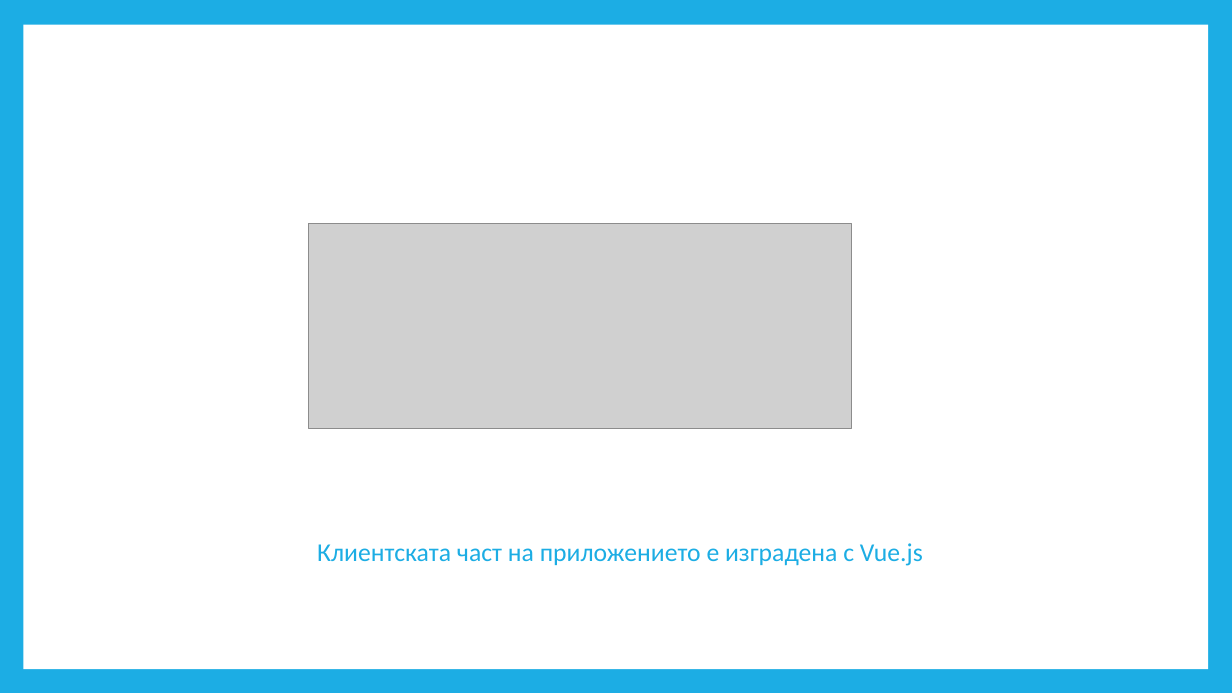
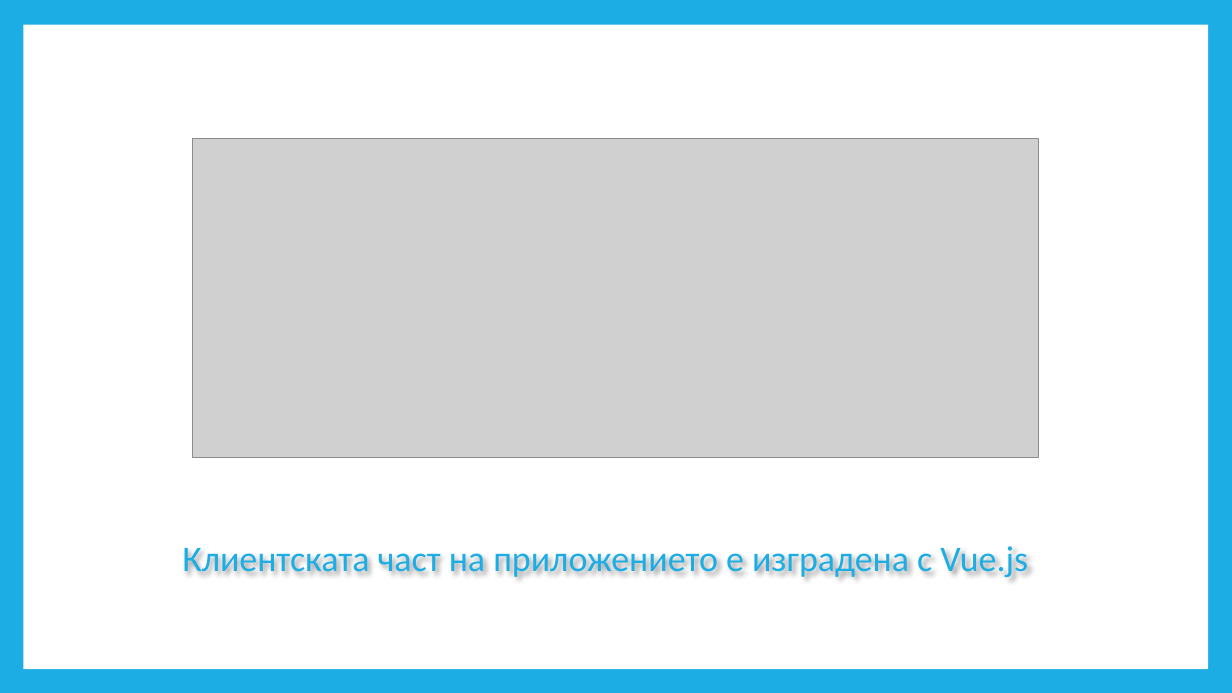
Before and after one commit to pgee-dzi2024/Theme_2505, a slide deck: slide 7 of dr/Защита- дипломен проект.pptx. Drawn at 1232x693 pixels with LibreOffice and Linux fonts; fonts in the diff are those of the drawing; grey boxes stand for pictures. Boxes give left, top, right and bottom in pixels: in the first picture for what was removed or moved away, otherwise in the second. Text is boxed around its words. In the diff, an @@ line names an element or a change of style, - is before the commit and + after.

```diff
--- a/dr/Защита- дипломен проект.pptx
+++ b/dr/Защита- дипломен проект.pptx
@@ picture: place and size @@
-picture at [308,224,851,429]
+picture at [193,139,1040,457]
@@ text "Клиентската част на приложението е ...": place and size @@
-text "Клиентската част на приложението е ..." at [317,543,923,566]
+text "Клиентската част на приложението е ..." at [182,546,1028,577]
@@ text "Клиентската част на приложението е ..." at [182,546,1028,577]: size 20 to 28 pt @@
```
Also in this commit, not shown: 3 other slides changed, 1 slide added, 1 slide removed, 2 other files.
